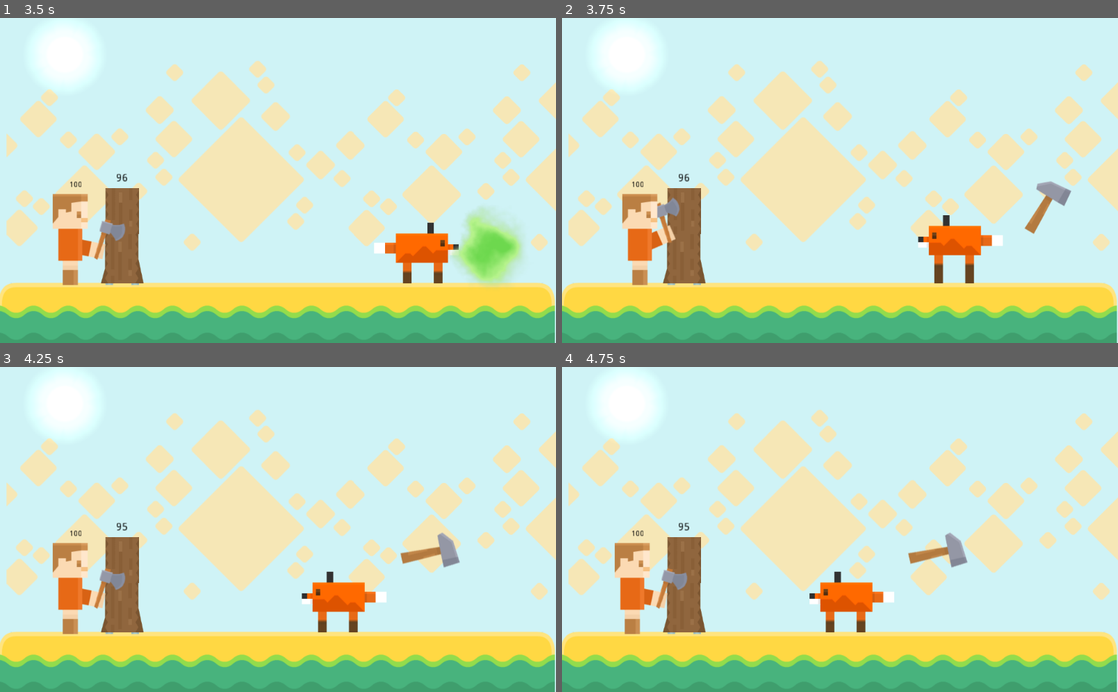
Above: before the commit, frames 1-4 (two rows, left to right).
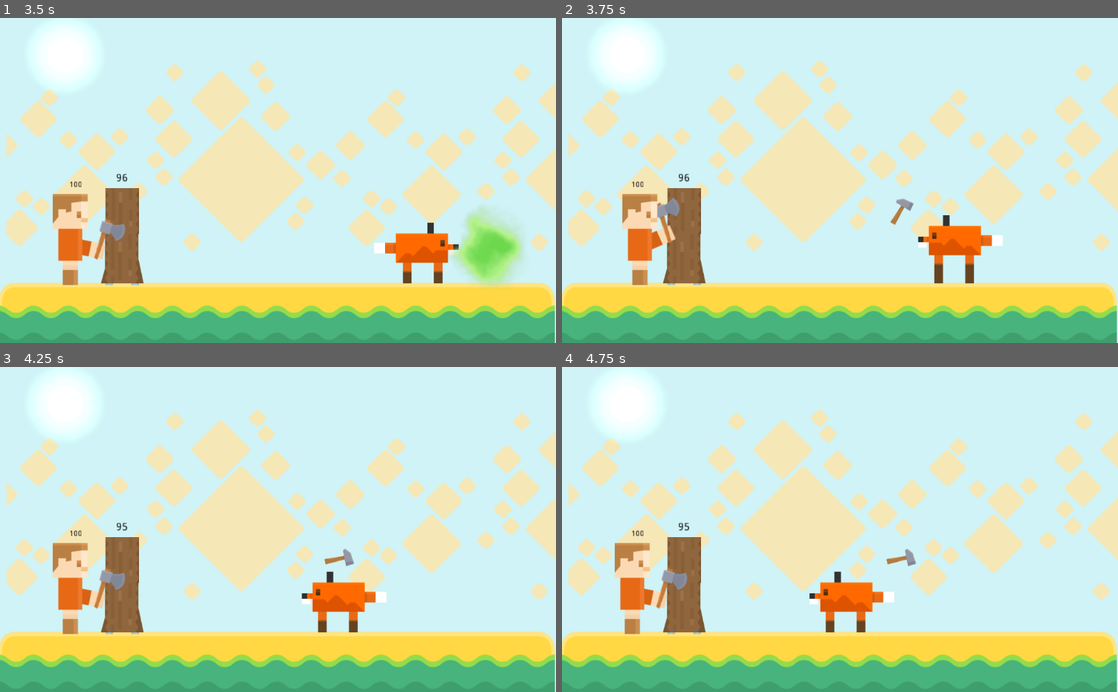
Above: after the commit, the same moments.

Repository: thiagola92/gamejamplus-2020
Game: Godot game, scene res://scenes/Main.tscn
Two runs of this game, one before a commit and one after it. Both use one fixed random seed, a clock stepped at 60 frames per second and the inputs below. The project has no main scene, so this scene is started directly.
Inputs:
- Up to frame 1 (3.5 s): hold D 0.53-1.28 s; hold A 1.28-2.03 s; hold D from 2.03 s (still down)
- Up to frame 2 (3.75 s): release D at 3.53 s; hold A from 3.53 s (still down)
- Up to frame 3 (4.25 s): keep holding A
- Up to frame 4 (4.75 s): keep holding A

Frame 1 is identical in both runs. In frame 2, 0.6% of the frame differs, in the area x 59-92%, y 50-67%; in frame 3, 0.6%, in the area x 58-83%, y 50-62%; in frame 4, 0.6%.

Commit message:
resizing the hammer

Diff:
--- a/Game/scenes/Buffs.tscn
+++ b/Game/scenes/Buffs.tscn
@@ -22,5 +22,6 @@
 
 [node name="AnimatedSprite" type="AnimatedSprite" parent="."]
 position = Vector2( -14.4579, 15.8696 )
+scale = Vector2( 0.5, 0.5 )
 frames = SubResource( 1 )
 offset = Vector2( 14.4579, -15.8696 )
--- a/Game/scripts/Buffs.gd
+++ b/Game/scripts/Buffs.gd
@@ -13,7 +13,9 @@
 
 func _physics_process(delta):
 	var vector =  obj.global_position - global_position
-	if vector.x > 0:
+	if vector.x < 150 and vector.x > -150:
+		vector.x = 0
+	elif vector.x > 0:
 		vector.x -= 150
 	elif vector.x < 0:
 		vector.x += 150
